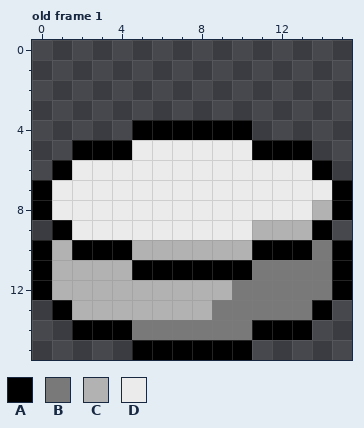
Pixel-art file -- game/sprites/button.ase. The picture above is the old version.
16x16 pixels, 1 frame. Shown: old frame 1.
Visible layers, top first: "Top", "Bottom".
Palette (. is transparent): A #000000  B #797979  C #b2b2b2  D #ebebeb
Pixels before, old frame 1, first column x 0:
 4 .....AAAAAA.....
 5 ..AAADDDDDDAAA..
 6 .ADDDDDDDDDDDDA.
 7 ADDDDDDDDDDDDDDA
 8 ADDDDDDDDDDDDDCA
 9 .ADDDDDDDDDCCCA.
10 ACAAACCCCCCAAABA
11 ACCCCAAAAAABBBBA
12 ACCCCCCCCCBBBBBA
13 .ACCCCCCCBBBBBA.
14 ..AAABBBBBBAAA..
15 .....AAAAAA.....
The result:
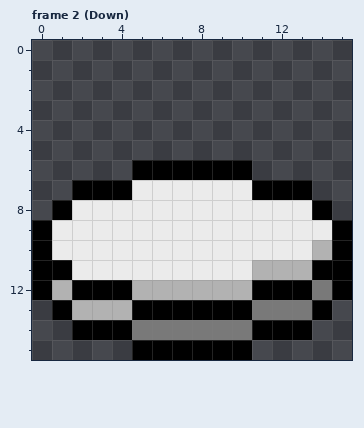
A new or re-ordered frame is compared with the old frame closest to it.
Author's note on the commit: tagged button and box
Difference:
frames 1 -> 2
Changed rows in their new state; - is an unchanged pixel.
Frame 2 (Down) is new; against old frame 1, layer "Top":
first column x 0:
 4 -----......-----
 5 --............--
 6 -....AAAAAA....-
 7 ..AAA------AAA..
 8 .A------------A.
 9 AD---------DDDDA
10 -DDDDDDDDDDDDDC-
11 -ADDDDDDDDDCCCA-
12 --AAA-----CAAA--
13 -----AAAAAA-----
Where, in picture pixels (left, top, right, bottom), the same in both pictures:
changed: (32, 120, 352, 320)
